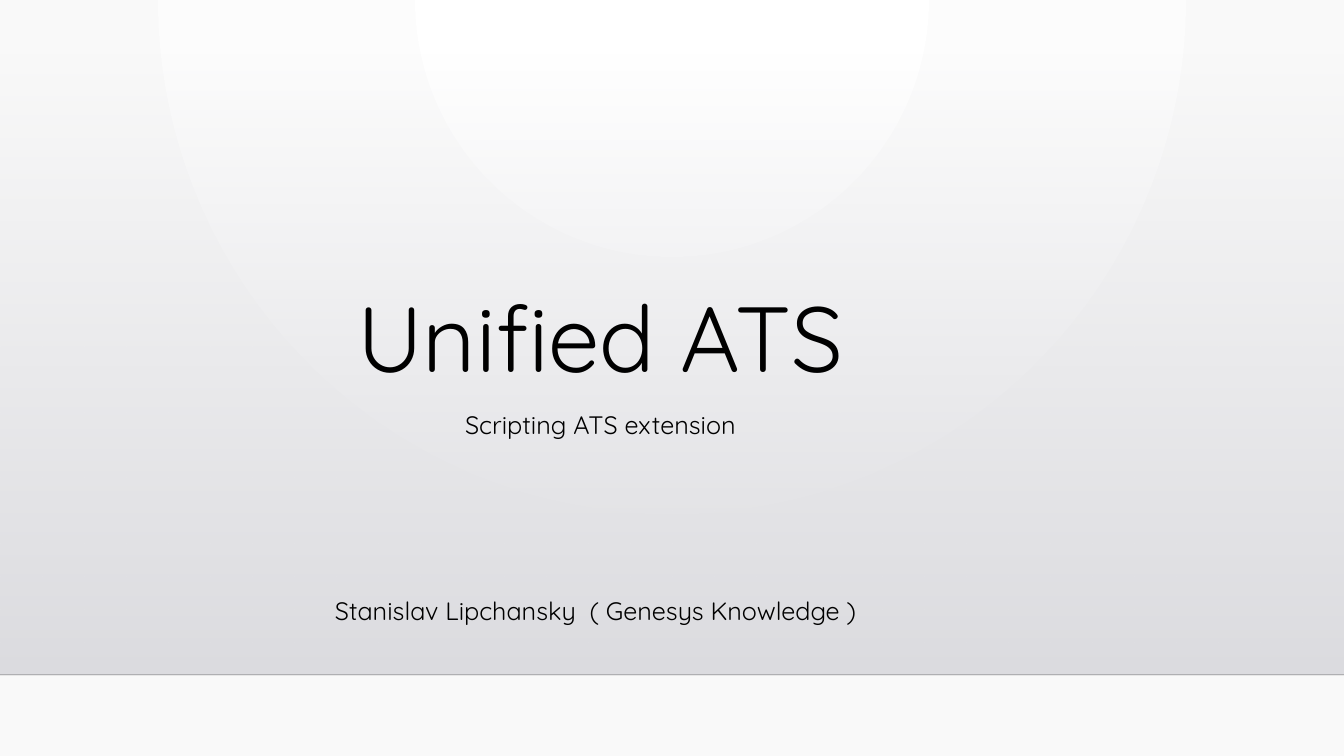
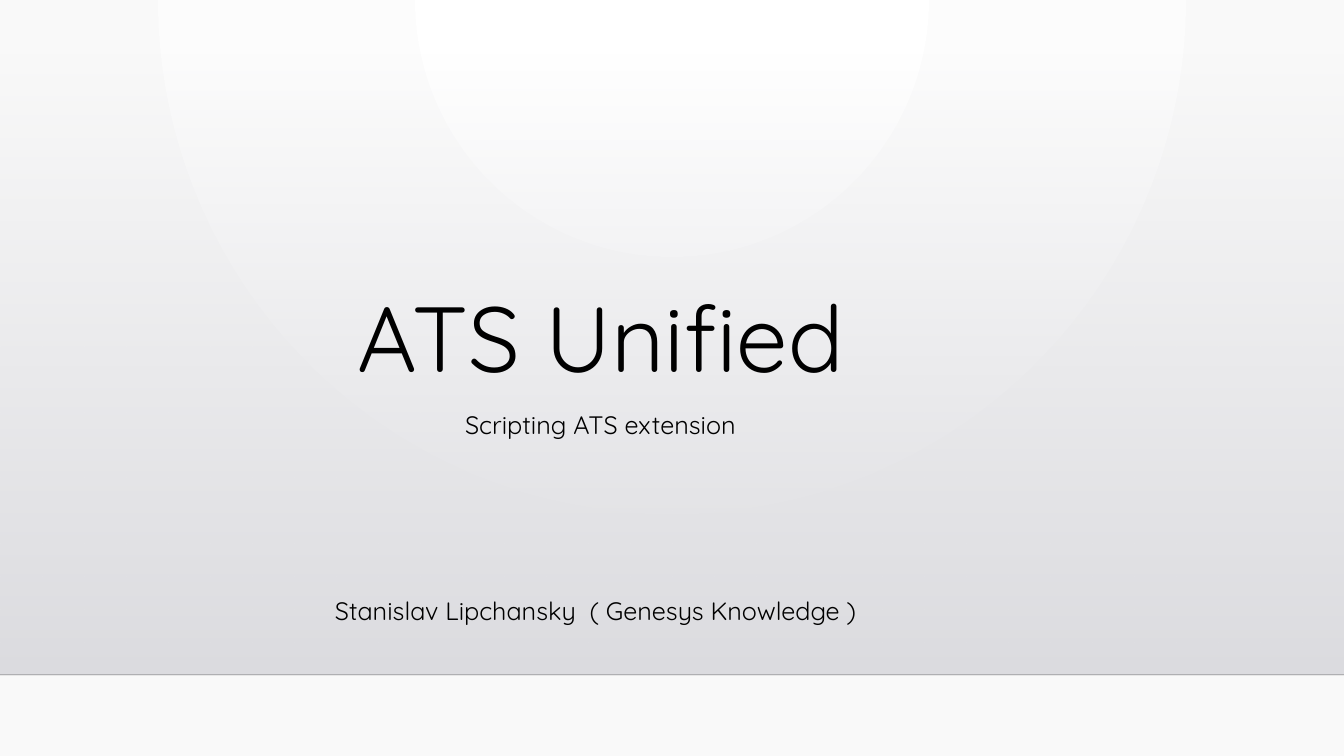
Before and after one commit to slipchansky/ats-unified, a slide deck: slide 1 of ats-presentation/ats-unified.pptx. Drawn at 1344x756 pixels with LibreOffice and Linux fonts; fonts in the diff are those of the drawing; background and template pictures are left out. Boxes give left, top, right and bottom in pixels: in the first picture for what was removed or moved away, otherwise in the second. Text is boxed around its words. In the diff, an @@ line names an element or a change of style, - is before the commit and + after.

```diff
--- a/ats-presentation/ats-unified.pptx
+++ b/ats-presentation/ats-unified.pptx
@@ title at [357, 303, 843, 373]: text changed @@
-Unified ATS
+ATS Unified
```
Also in this commit, not shown: 30 other slides changed, 14 slides added, 1 slide removed.
